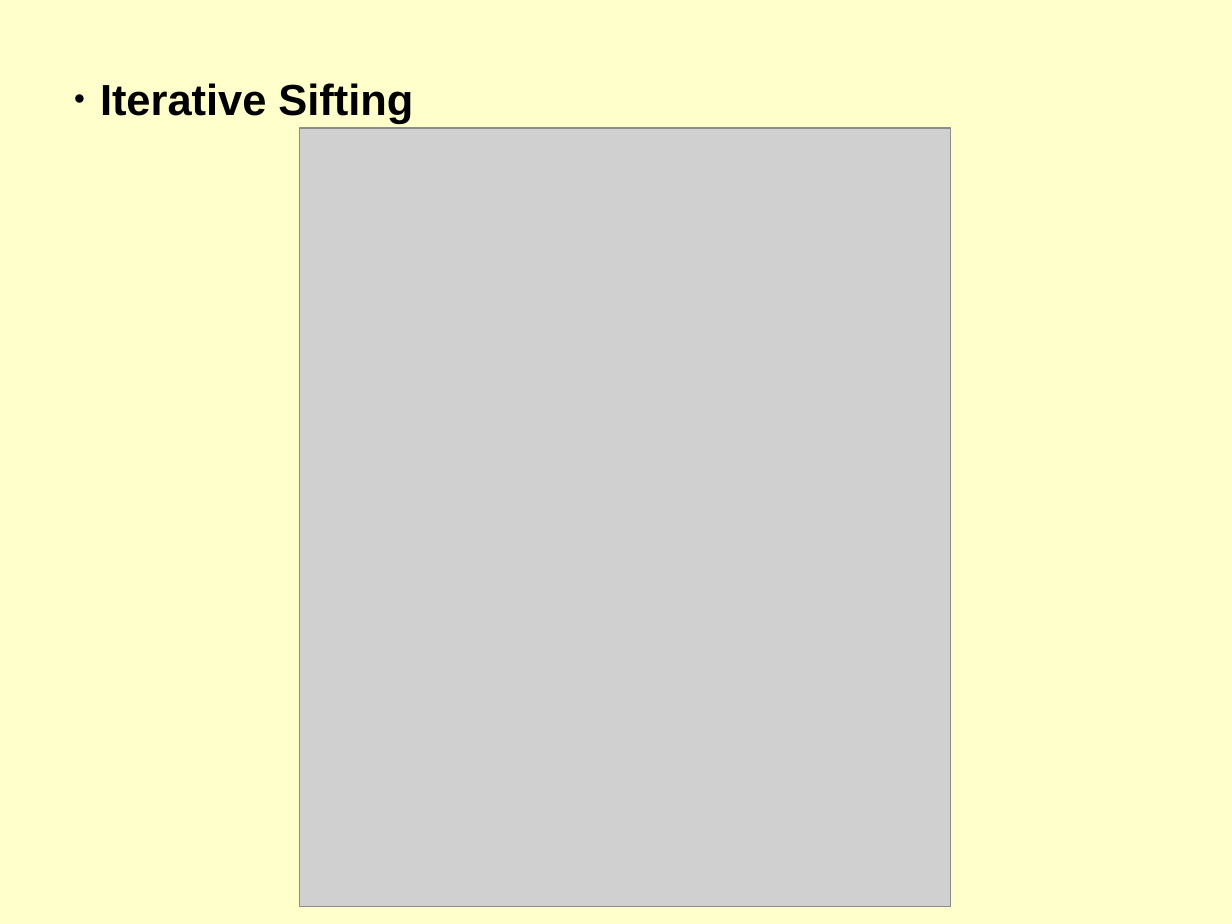
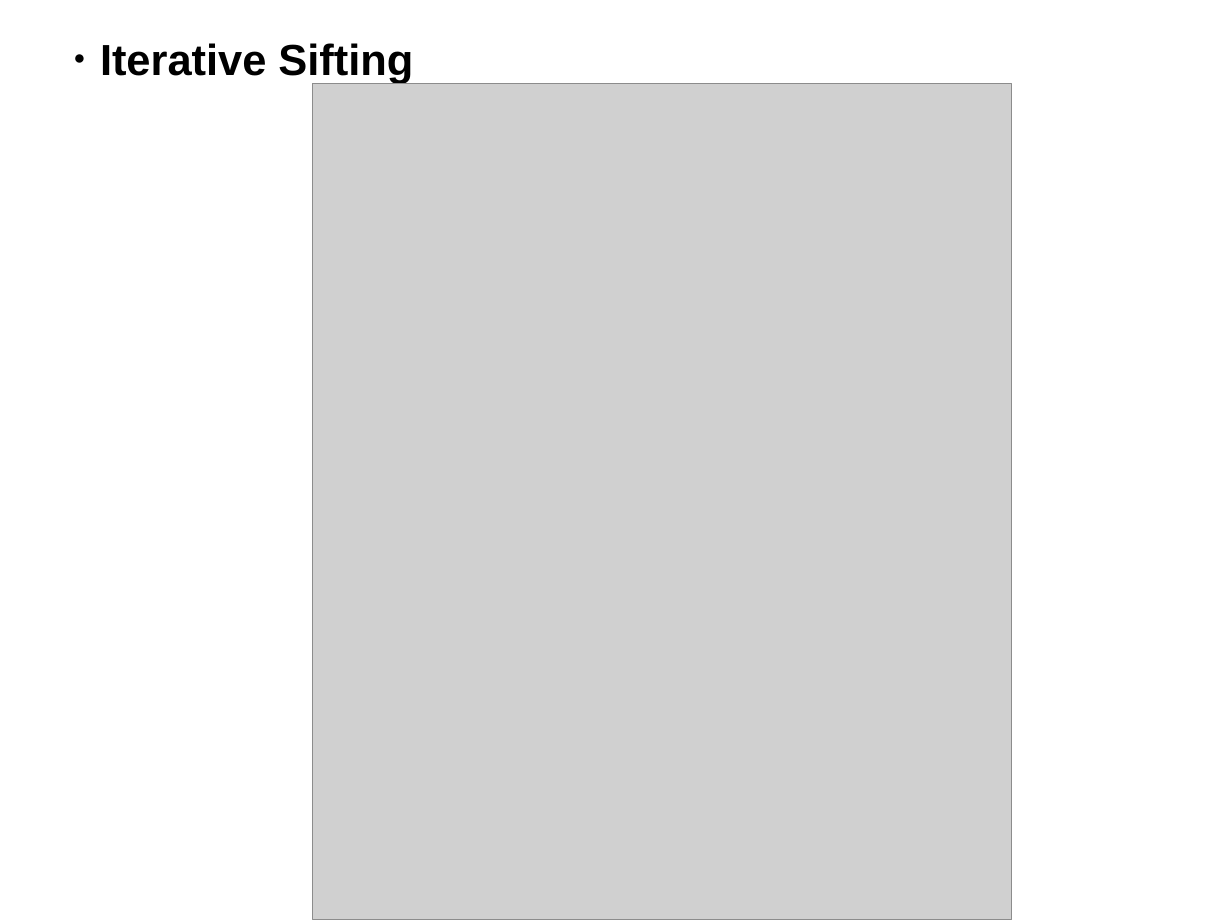
Before and after one commit to diegojromerolopez/djbdd, a slide deck: slide 23 of doc/presentacion.odp. Drawn at 1232x924 pixels with LibreOffice and Linux fonts; fonts in the diff are those of the drawing; grey boxes stand for pictures. Boxes give left, top, right and bottom in pixels: in the first picture for what was removed or moved away, otherwise in the second. Text is boxed around its words. In the diff, an @@ line names an element or a change of style, - is before the commit and + after.

```diff
--- a/doc/presentacion.odp
+++ b/doc/presentacion.odp
@@ background #FFFFCC to #FFFFFF @@
@@ text "Iterative Sifting": place and size @@
-text "Iterative Sifting" at (100,83,413,124)
+text "Iterative Sifting" at (100,43,413,84)
@@ picture: place and size @@
-picture at (300,129,950,907)
+picture at (313,84,1013,920)
```
Also in this commit, not shown: 22 other slides changed, 3 slides added, 2 slides removed, 3 other files.
